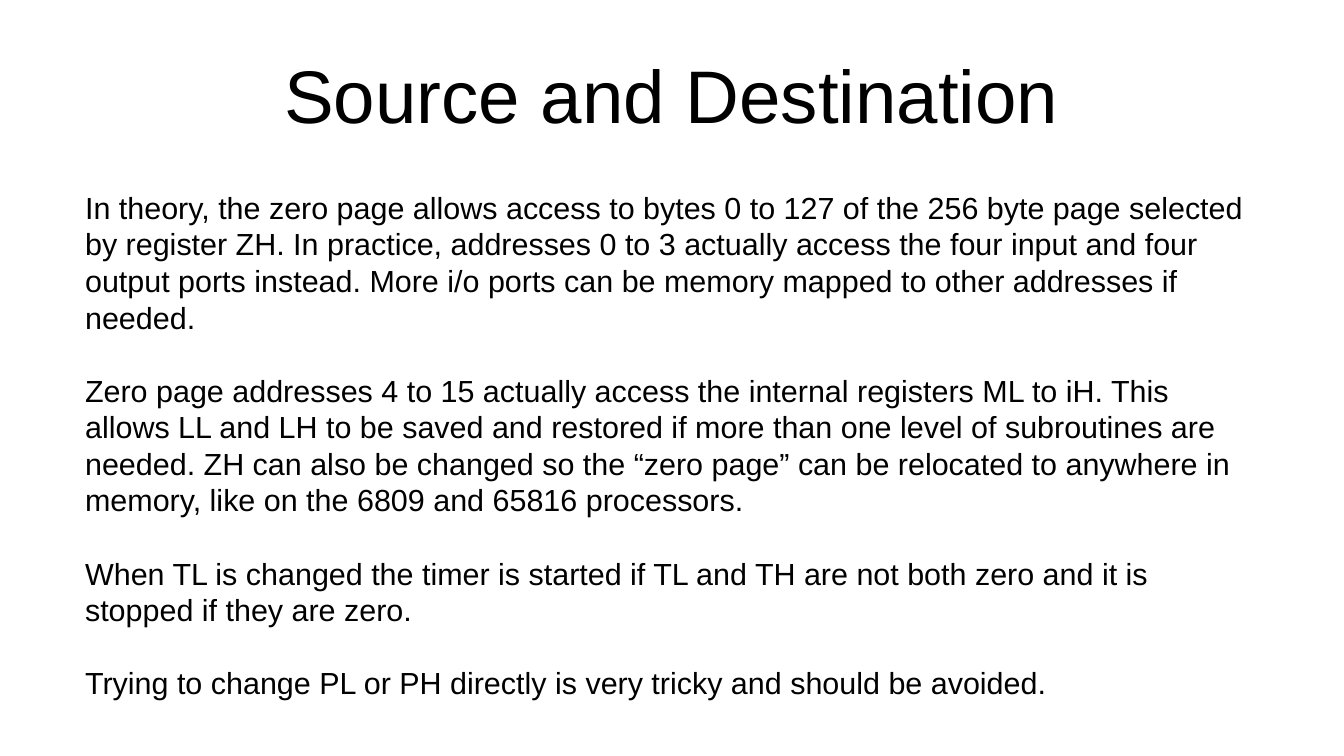
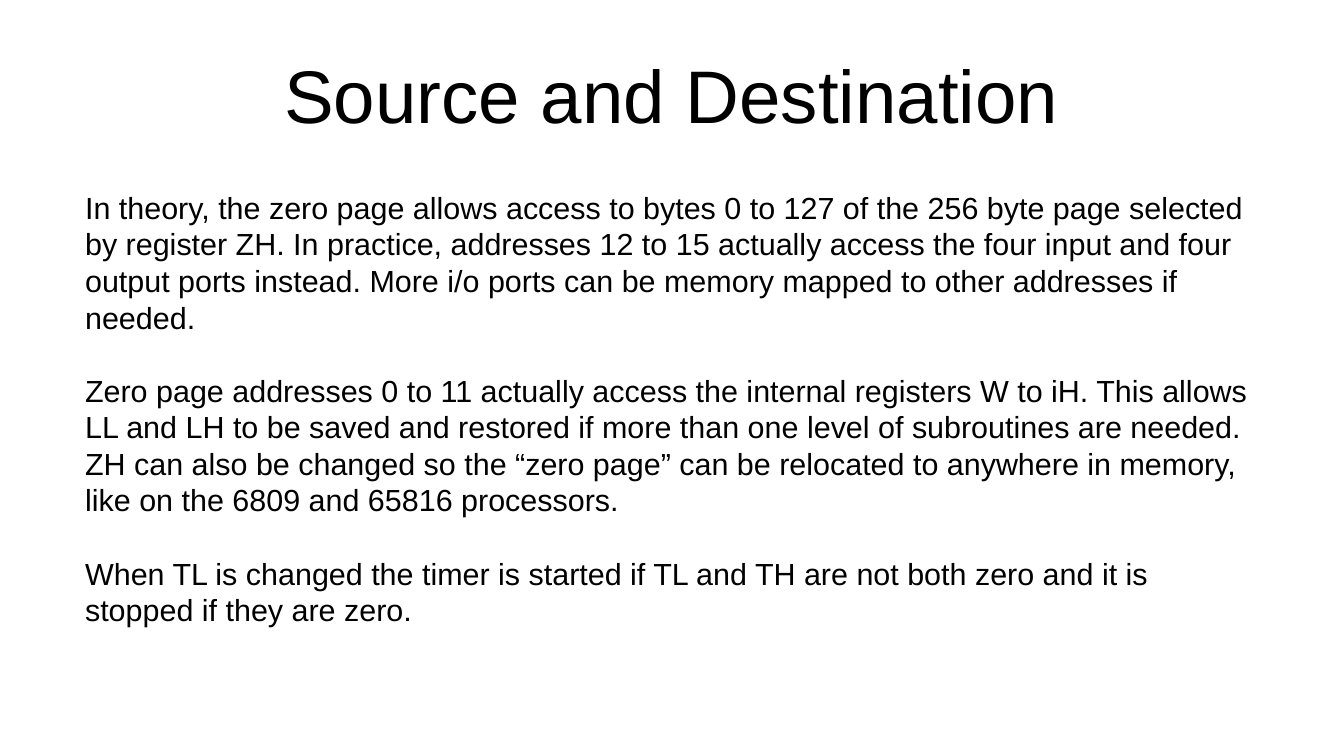
Before and after one commit to jeceljr/baby8, a slide deck: slide 7 of doc/baby8.odp. Drawn at 1344x756 pixels with LibreOffice and Linux fonts; fonts in the diff are those of the drawing. Boxes give left, top, right and bottom in pixels: in the first picture for what was removed or moved away, otherwise in the second. Text is boxed around its words. In the diff, an @@ line names an element or a change of style, - is before the commit and + after.

```diff
--- a/doc/baby8.odp
+++ b/doc/baby8.odp
@@ text at bbox=[85, 197, 1247, 517]: text changed @@
-In theory, the zero page allows access to bytes 0 to 127 of the 256 byte page selected by register ZH. In practice, addresses 0 to 3 actually access the four input and four output ports instead. More i/o ports can be memory mapped to other addresses if needed.
-Zero page addresses 4 to 15 actually access the internal registers ML to iH. This allows LL and LH to be saved and restored if more than one level of subroutines are needed. ZH can also be changed so the “zero page” can be relocated to anywhere in memory, like on the 6809 and 65816 processors.
+In theory, the zero page allows access to bytes 0 to 127 of the 256 byte page selected by register ZH. In practice, addresses 12 to 15 actually access the four input and four output ports instead. More i/o ports can be memory mapped to other addresses if needed.
+Zero page addresses 0 to 11 actually access the internal registers W to iH. This allows LL and LH to be saved and restored if more than one level of subroutines are needed. ZH can also be changed so the “zero page” can be relocated to anywhere in memory, like on the 6809 and 65816 processors.
@@ text at bbox=[85, 672, 1046, 700]: paragraph removed @@
-Trying to change PL or PH directly is very tricky and should be avoided.
```
Also in this commit, not shown: 3 other slides changed, 1 slide added, 3 other files.
